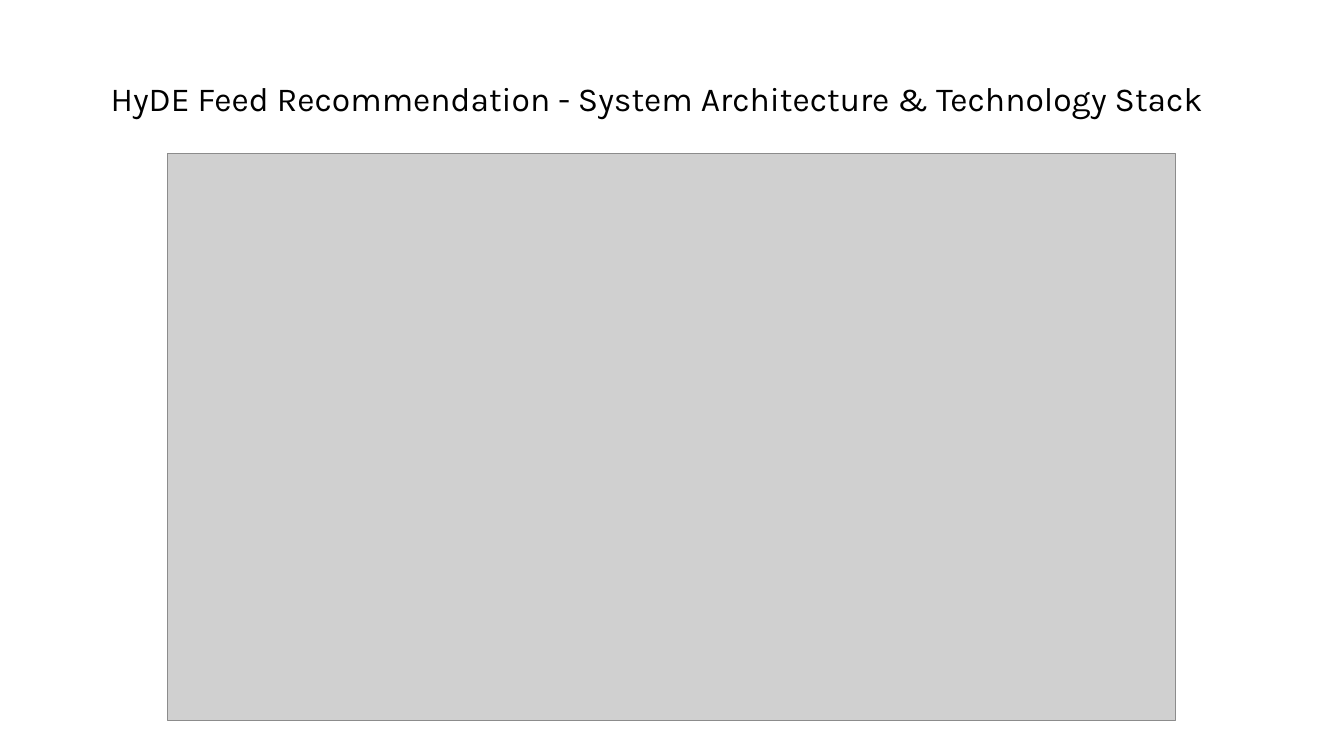
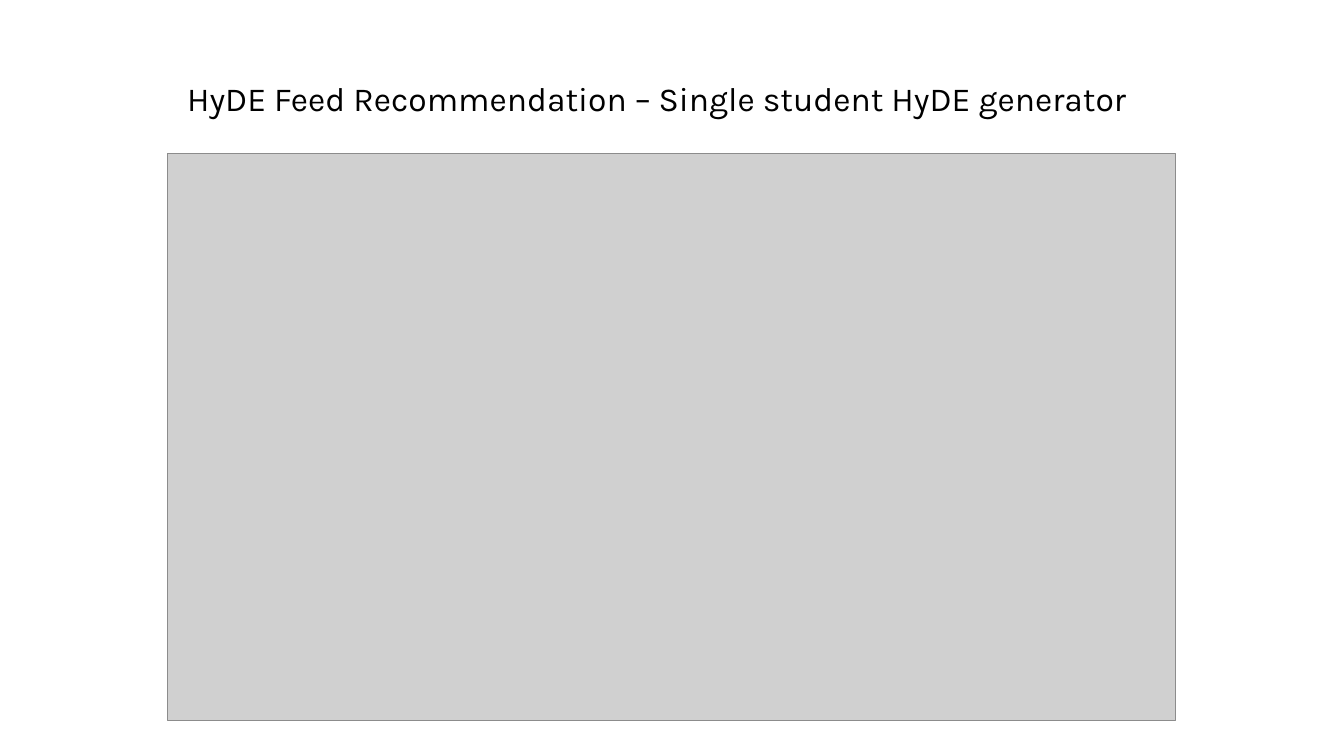
Before and after one commit to TunKedsaro/Hyde, a slide deck: slide 26 of logs/Ghostdeck.pptx (slide 24 before the commit). Drawn at 1344x756 pixels with LibreOffice and Linux fonts; fonts in the diff are those of the drawing; grey boxes stand for pictures. Boxes give left, top, right and bottom in pixels: in the first picture for what was removed or moved away, otherwise in the second. Text is boxed around its words. In the diff, an @@ line names an element or a change of style, - is before the commit and + after.

```diff
--- a/logs/Ghostdeck.pptx
+++ b/logs/Ghostdeck.pptx
@@ text at <box>187,88,1126,120</box>: text changed @@
-HyDE Feed Recommendation - System Architecture & Technology Stack
+HyDE Feed Recommendation – Single student HyDE generator
```
Also in this commit, not shown: 4 other slides changed, 2 slides added, 3 other files.
